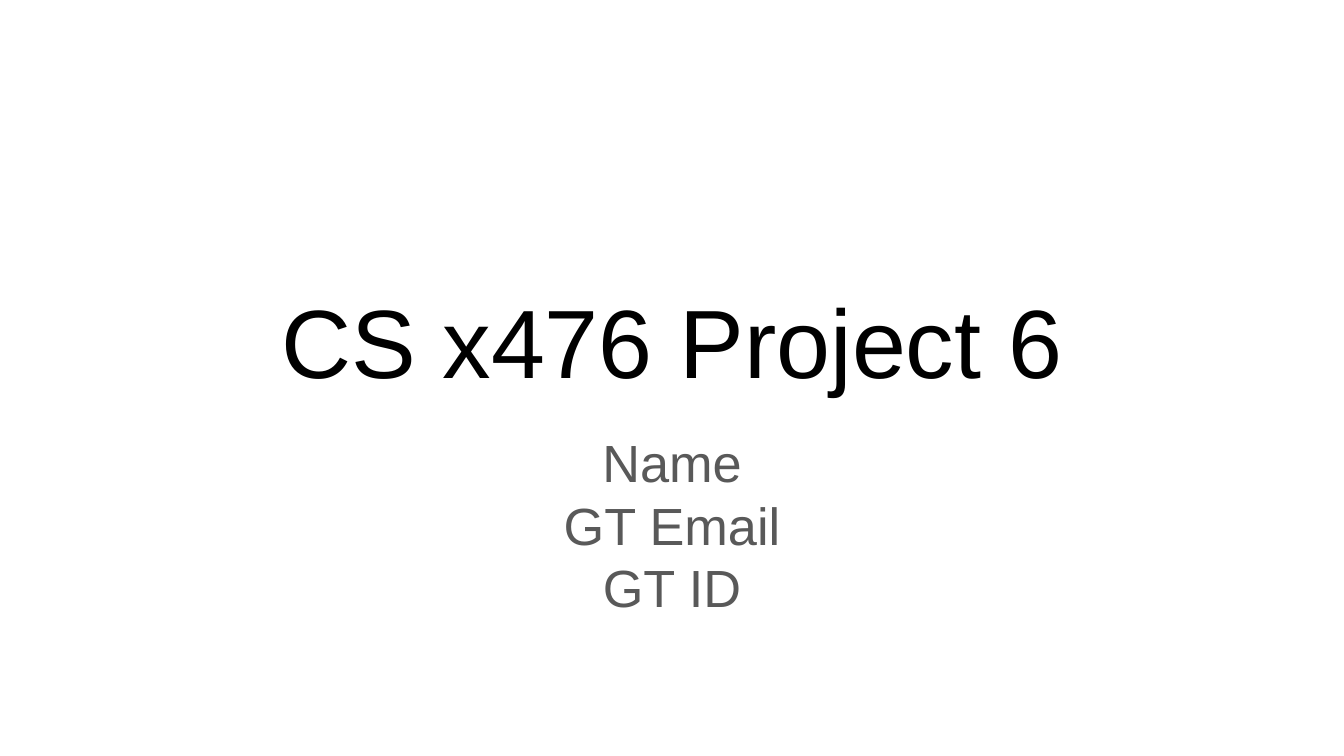
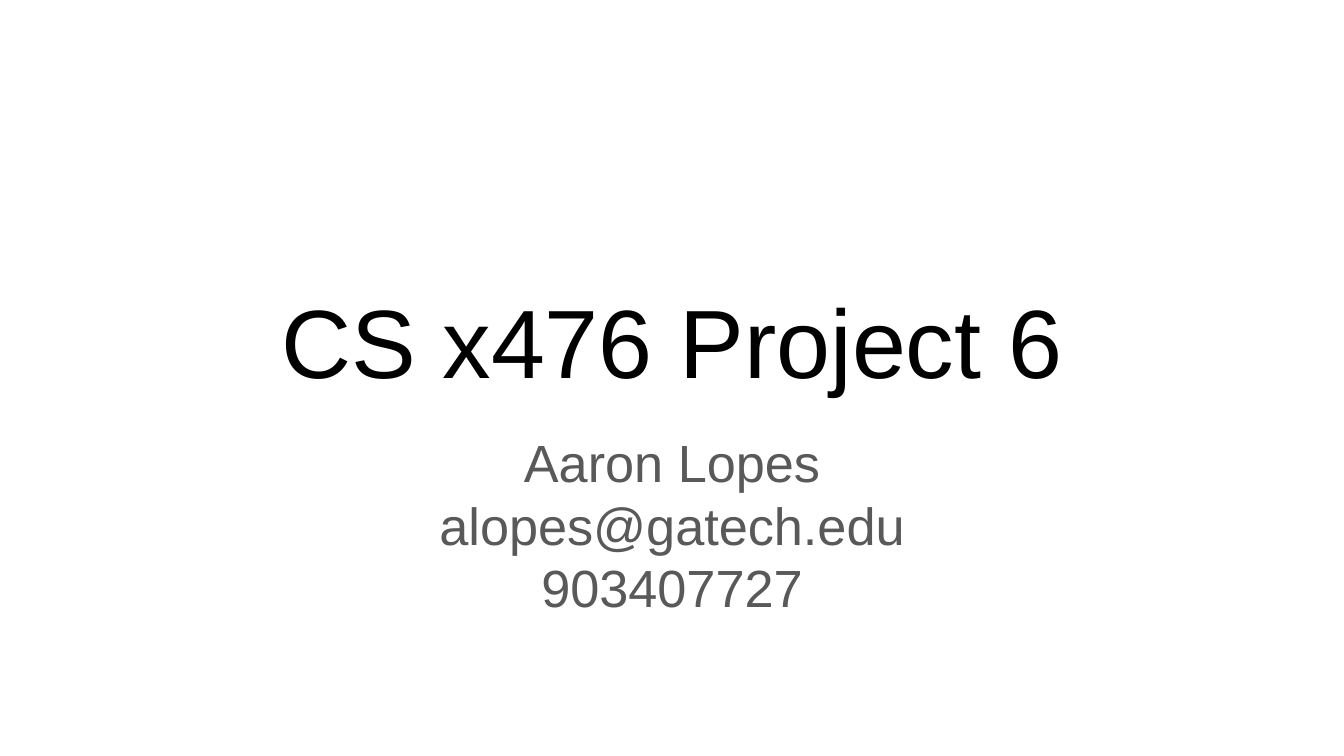
Before and after one commit to AaronLopes/vision-projs, a slide deck: slide 1 of proj6_release/proj6_template.pptx. Drawn at 1344x756 pixels with LibreOffice and Linux fonts; fonts in the diff are those of the drawing. Boxes give left, top, right and bottom in pixels: in the first picture for what was removed or moved away, otherwise in the second. Text is boxed around its words. In the diff, an @@ line names an element or a change of style, - is before the commit and + after.

```diff
--- a/proj6_release/proj6_template.pptx
+++ b/proj6_release/proj6_template.pptx
@@ text at (439, 446, 904, 608): text changed @@
-Name
-GT Email
-GT ID
+Aaron Lopes
+alopes@gatech.edu
+903407727
```
Also in this commit, not shown: 4 other slides changed, 4 other files.
